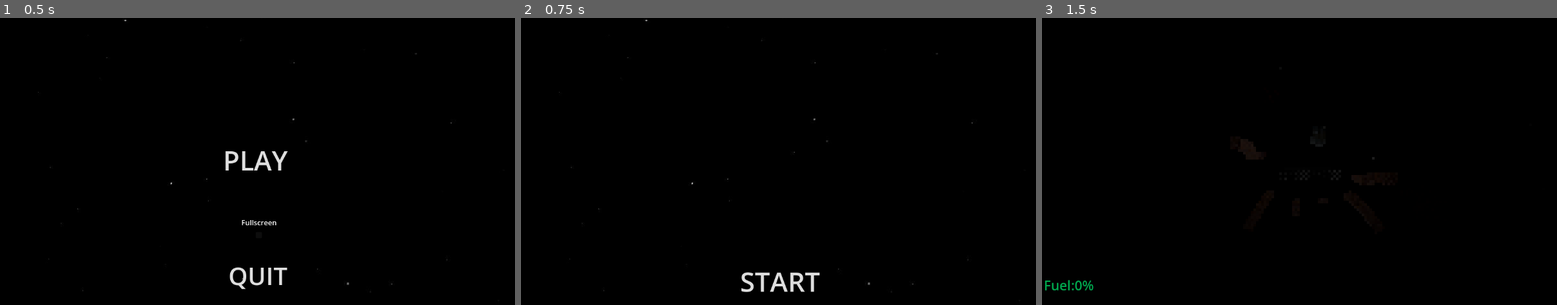
Above: before the commit, frames 1-3 (left to right).
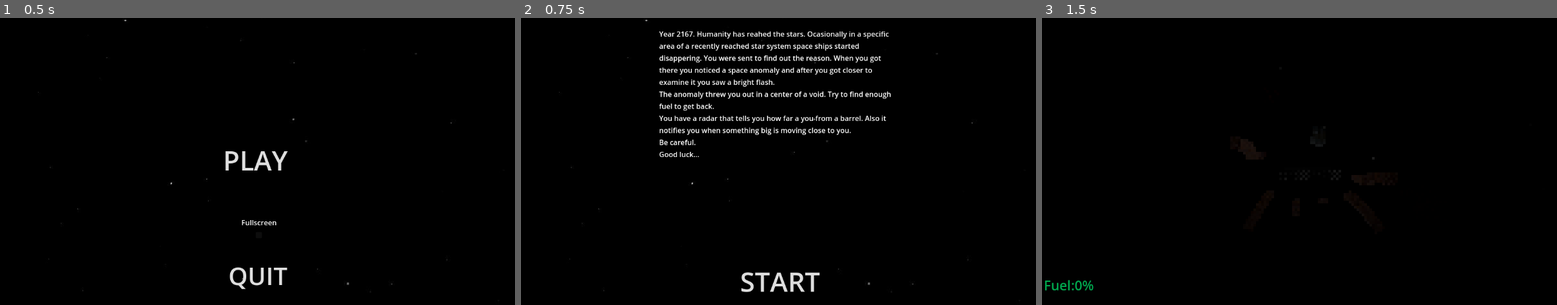
Above: after the commit, the same moments.

Repository: Ggury/The_Void
Game: Godot game, scene res://Scenes/Main_Menu.tscn
The game is run twice, just before and just after one commit, with the same random seed, the same clock (stepped at 60 frames per second) and the same inputs.
Inputs:
- Up to frame 1 (0.5 s): no input
- Up to frame 2 (0.75 s): click "PLAY" at 0.5 s
- Up to frame 3 (1.5 s): click "START" at 1.25 s

Frame 1 is identical in both runs. In frame 2, 3.5% of the frame differs, in the area x 26-72%, y 4-49%; in frame 3, nothing differs.

Commit message:
add story

Diff:
--- a/Scenes/Start_Screen.tscn
+++ b/Scenes/Start_Screen.tscn
@@ -53,6 +53,12 @@
 theme_override_styles/normal = SubResource("StyleBoxEmpty_rspkg")
 theme_override_styles/focus = SubResource("StyleBoxEmpty_4j7u2")
 theme_override_styles/read_only = SubResource("StyleBoxEmpty_gef4n")
+text = "Year 2167. Humanity has reahed the stars. Ocasionally in a specific area of a recently reached star system space ships started disappering. You were sent to find out the reason. When you got there you noticed a space anomaly and after you got closer to examine it you saw a bright flash.
+The anomaly threw you out in a center of a void. Try to find enough fuel to get back.
+You have a radar that tells you how far a you from a barrel. Also it notifies you when something big is moving close to you.
+Be careful.
+Good luck..."
 editable = false
+wrap_mode = 1
 
 [connection signal="pressed" from="Play" to="." method="_on_play_pressed"]
